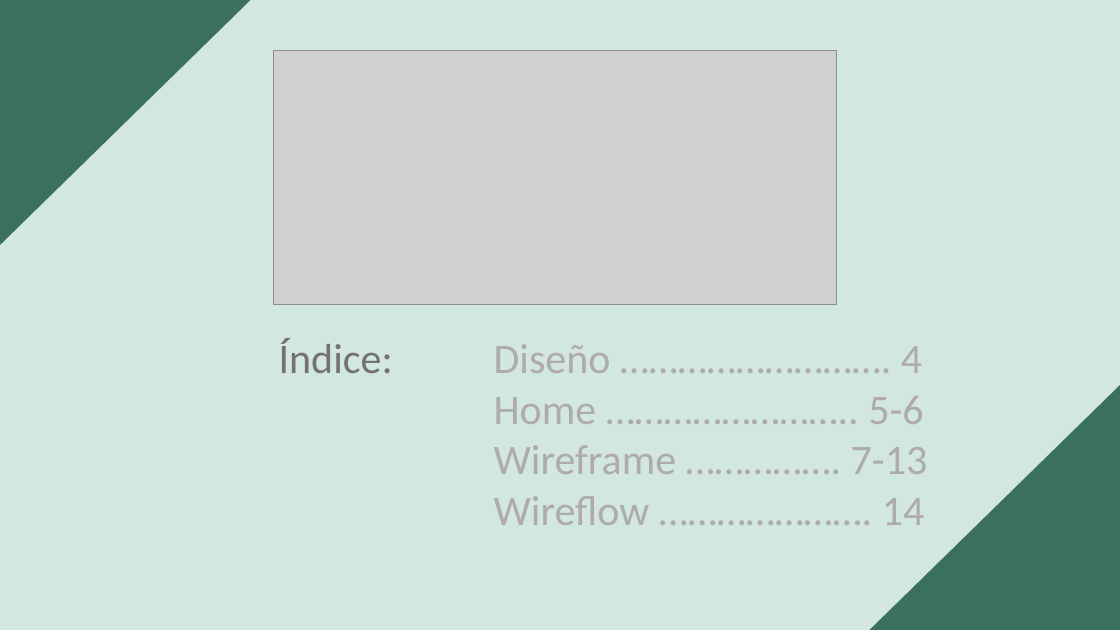
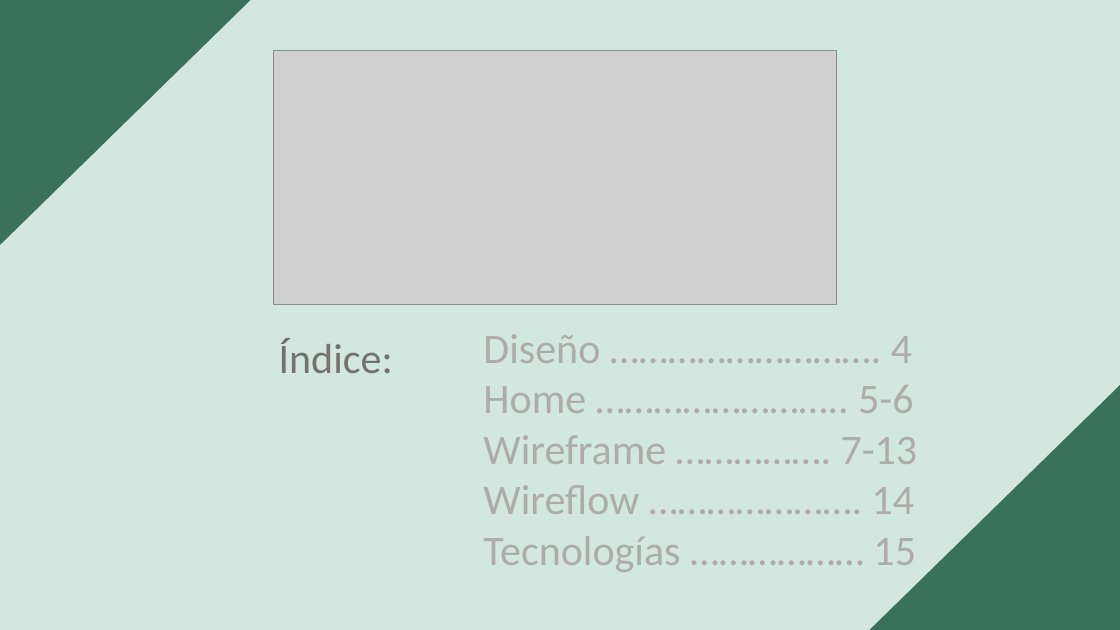
Before and after one commit to JaviKunSnow/ProyectoIntegrador, a slide deck: slide 3 of Documentacion/Proyecto Integrador.pptx. Drawn at 1120x630 pixels with LibreOffice and Linux fonts; fonts in the diff are those of the drawing; grey boxes stand for pictures. Boxes give left, top, right and bottom in pixels: in the first picture for what was removed or moved away, otherwise in the second. Text is boxed around its words. In the diff, an @@ line names an element or a change of style, - is before the commit and + after.

Commit message:
Documentacion

```diff
--- a/Documentacion/Proyecto Integrador.pptx
+++ b/Documentacion/Proyecto Integrador.pptx
@@ text "Diseño ………………………. 4": place and size @@
-text "Diseño ………………………. 4" at [494,344,928,525]
+text "Diseño ………………………. 4" at [483,334,918,572]
@@ text at [483,536,916,572]: paragraph added @@
+Tecnologías ……………… 15
```
